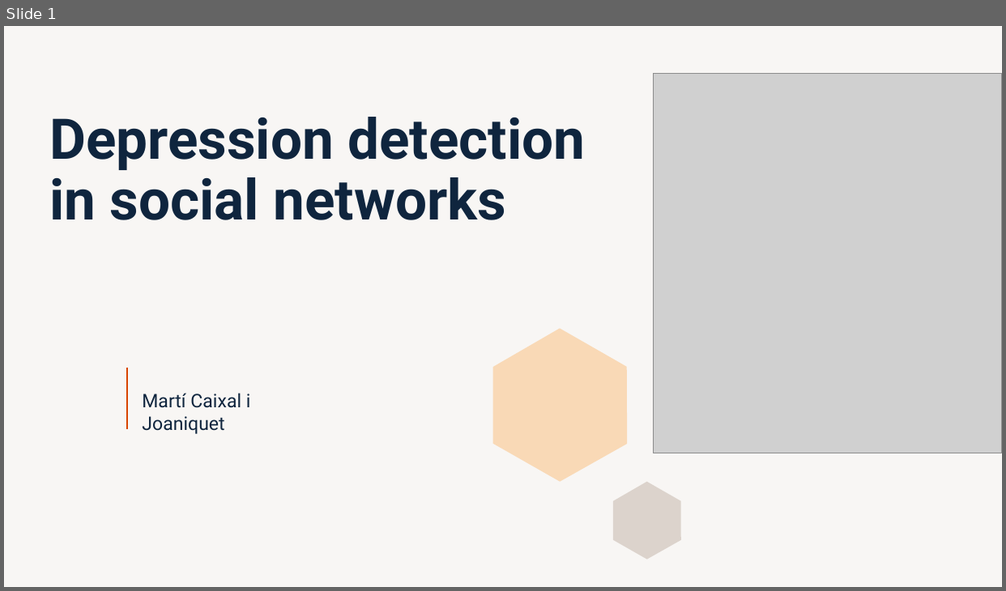
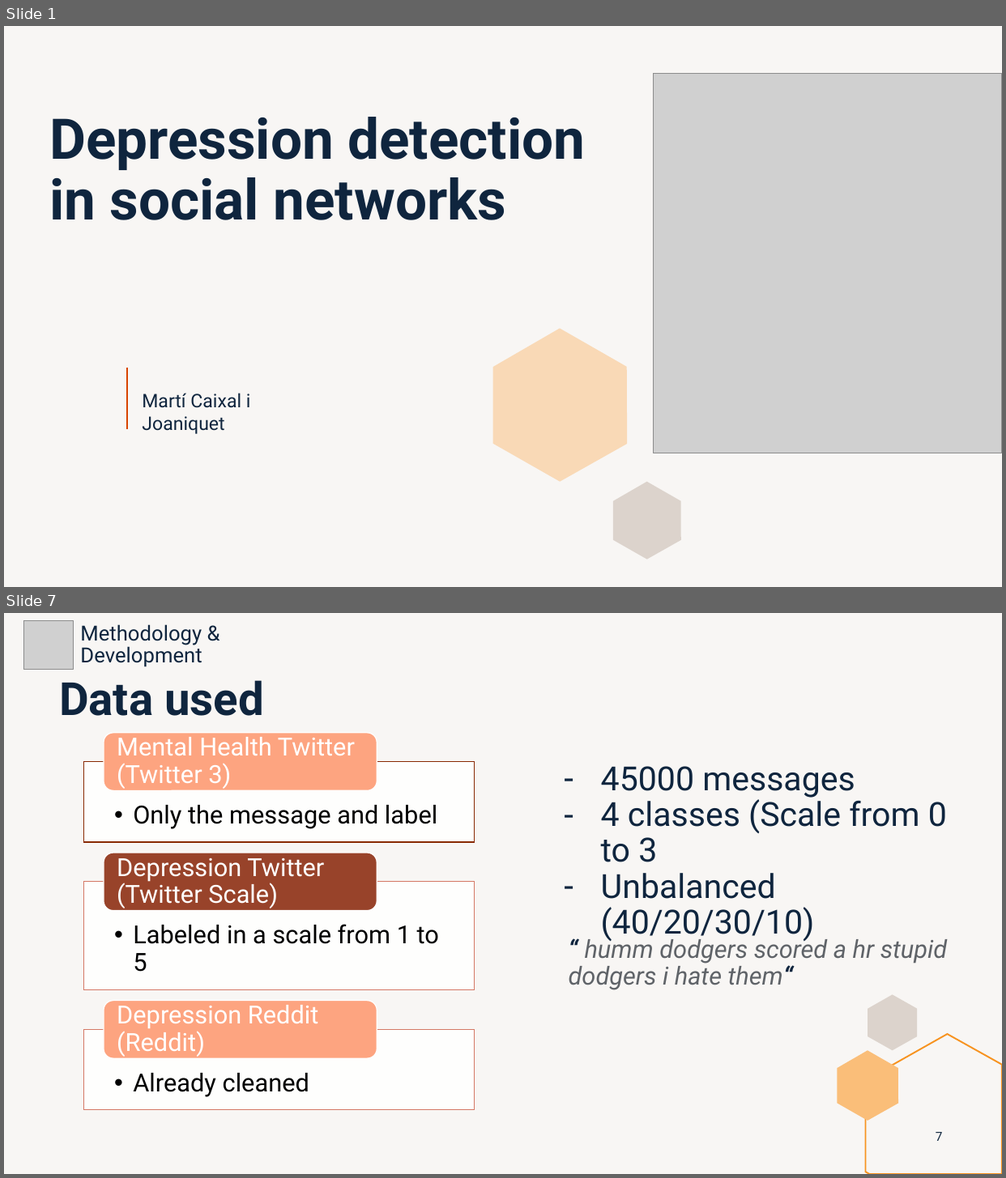
Before and after one commit to marti1999/TFG, a slide deck: informes/entrega final/presentation.pptx. Shown one above the other, each under a label of ours: slide 1 before the commit, slides 1 and 7 after it; the slides between them are not shown. The pictures are 1006x591 and 1006x1178 pixels, drawn with LibreOffice and Linux fonts; fonts in the diff are those of the drawing; grey boxes stand for pictures. Boxes give left, top, right and bottom in pixels: in the first picture for what was removed or moved away, otherwise in the second. Text is boxed around its words. In the diff, an @@ line names an element or a change of style, - is before the commit and + after.

```diff
--- a/informes/entrega final/presentation.pptx
+++ b/informes/entrega final/presentation.pptx
@@ slide 7 added at [4, 613, 1002, 1174], background #DCD3CC at 20% opacity @@
@@ picture added at [24, 620, 73, 670] @@
@@ text added at [80, 624, 202, 667], 20 pt, text #0F253E @@
+Methodology & Development
@@ title added at [59, 680, 264, 716], 44 pt, text #0F253E, bold @@
+Data used
@@ text added at [601, 766, 947, 943], 32 pt, text #0F253E @@
+– 45000 messages
+– 4 classes (Scale from 0 to 3
+– Unbalanced (40/20/30/10)
@@ text added at [569, 935, 947, 990], 24 pt, text #5F6368, italic @@
+“ humm dodgers scored a hr stupid dodgers i hate them“
@@ freeform shape added at [868, 995, 918, 1051], fill #DCD3CC @@
@@ group added at [84, 733, 475, 1110]: 6 texts, 3 rectangles, 3 rounded rectangles @@
+  • Only the message and label
+Mental Health Twitter (Twitter 3)
+  • Labeled in a scale from 1 to 5
+Depression Twitter (Twitter Scale)
+  • Already cleaned
+Depression Reddit (Reddit)
@@ freeform shape added at [866, 1034, 1002, 1174], outline #F79320 1.5 pt @@
@@ freeform shape added at [837, 1051, 898, 1122], fill #FABE79 @@
@@ page number added at [936, 1132, 943, 1141], 12 pt, text #0F253E @@
+7
```
Also in this commit, not shown: 14 slides changed, 10 other slides added, 11 slides removed, 1 other file.
